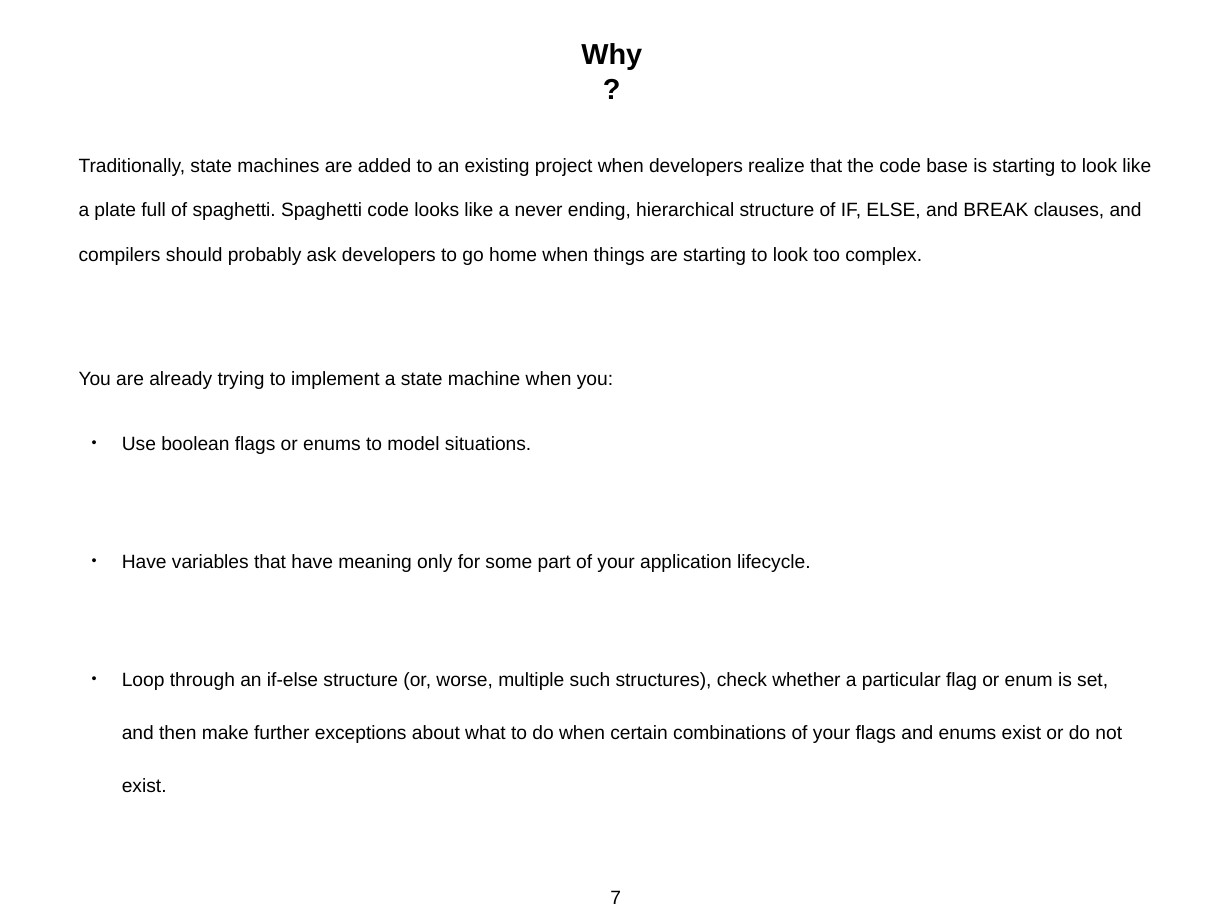
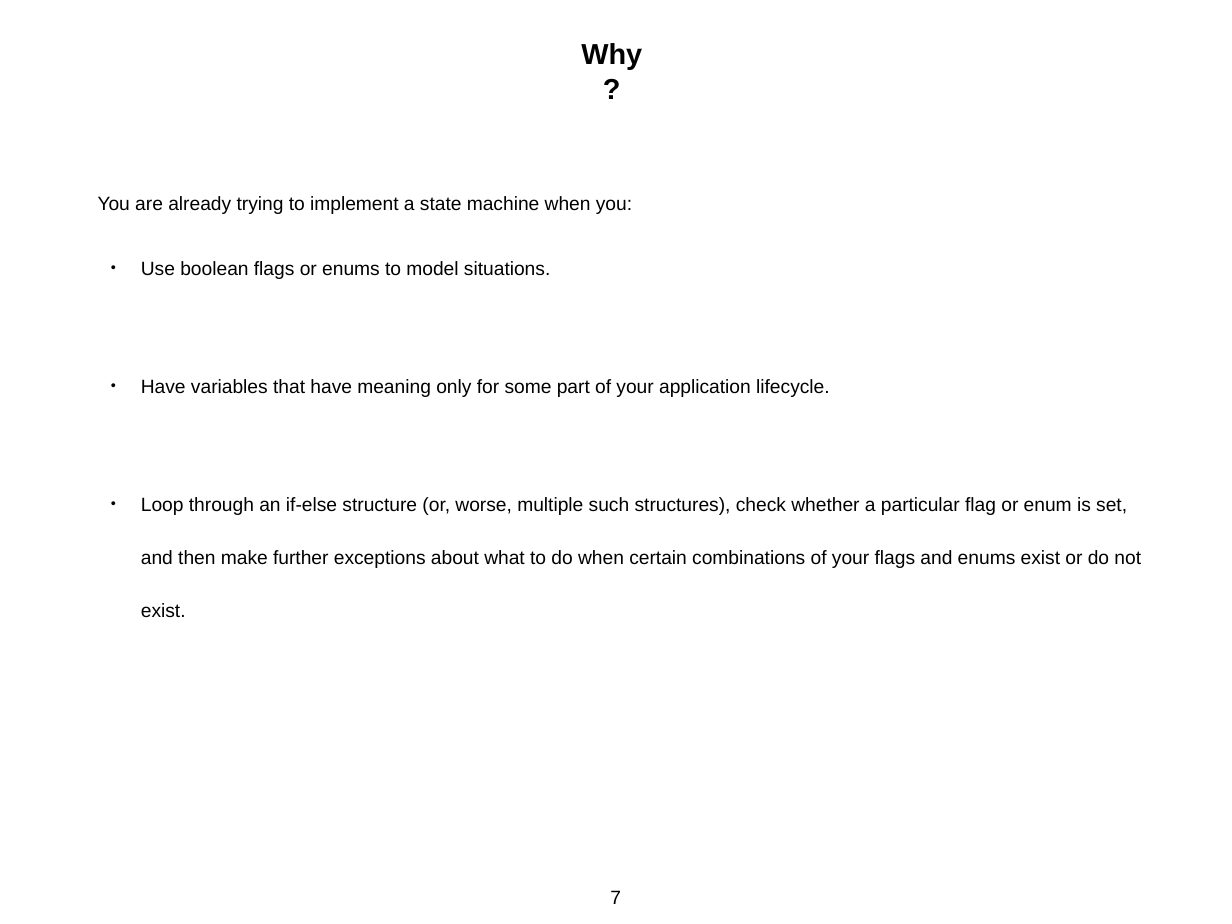
Before and after one commit to popovici-gabriel/contact-service, a slide deck: slide 7 of presentation/SSM.pptx. Drawn at 1232x924 pixels with LibreOffice and Linux fonts; fonts in the diff are those of the drawing. Boxes give left, top, right and bottom in pixels: in the first picture for what was removed or moved away, otherwise in the second. Text is boxed around its words. In the diff, an @@ line names an element or a change of style, - is before the commit and + after.

```diff
--- a/presentation/SSM.pptx
+++ b/presentation/SSM.pptx
@@ text removed at bbox=[79, 158, 1151, 265] @@
-Traditionally, state machines are added to an existing project when developers realize that the code base is starting to look like a plate full of spaghetti. Spaghetti code looks like a never ending, hierarchical structure of IF, ELSE, and BREAK clauses, and compilers should probably ask developers to go home when things are starting to look too complex.
@@ text "You are already trying to ...": place and size @@
-text "You are already trying to ..." at bbox=[79, 371, 1122, 792]
+text "You are already trying to ..." at bbox=[98, 196, 1141, 617]
```
Also in this commit, not shown: 1 other slide changed.
